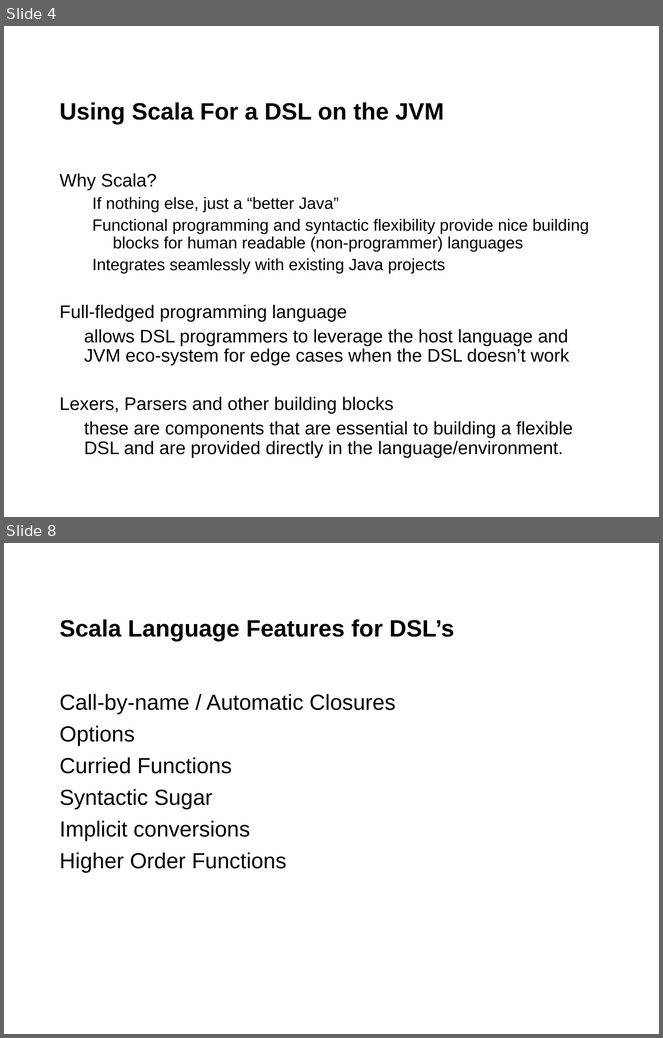
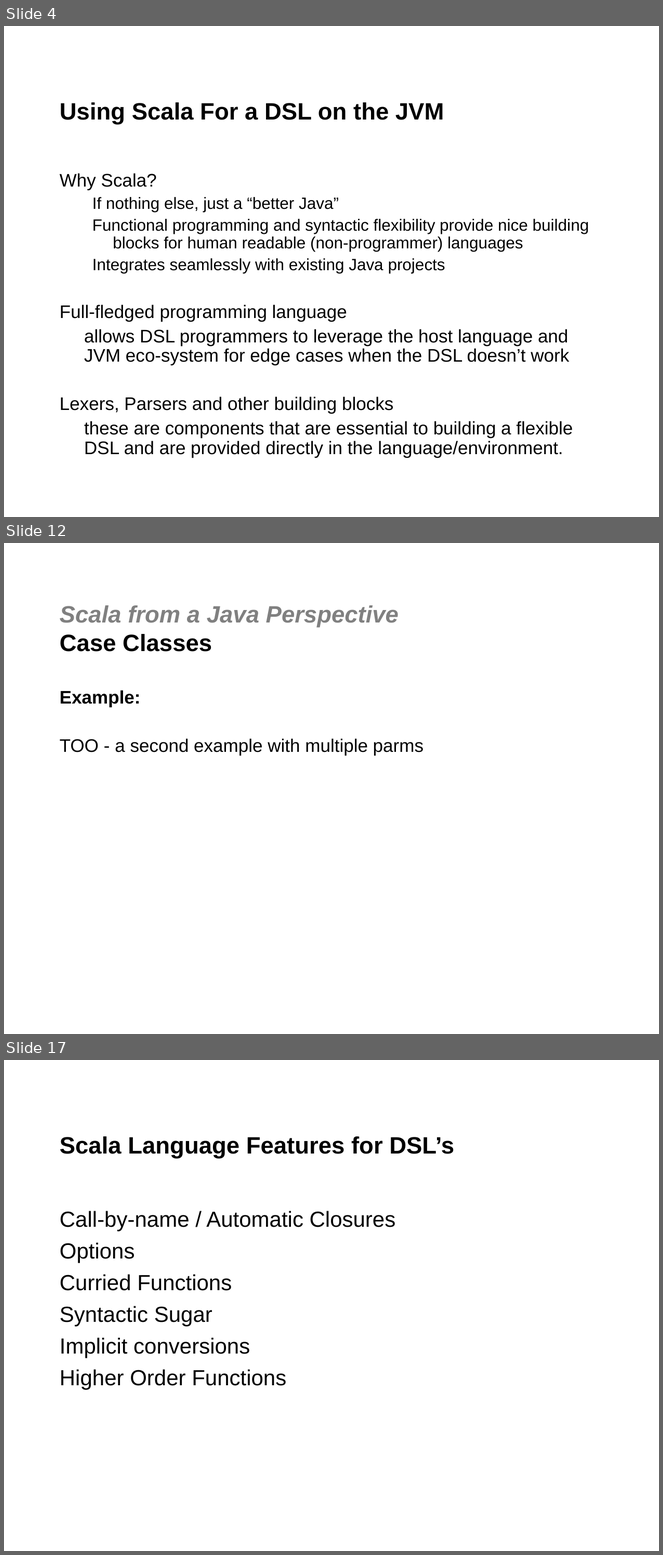
Before and after one commit to jgoodsen/agile2010, a slide deck: 03-scala.ppt. Shown one above the other, each under a label of ours: slides 4 and 8 before the commit, slides 4, 12 and 17 after it; the slides between them are not shown. The pictures are 663x1038 and 663x1555 pixels, drawn with LibreOffice and Linux fonts; fonts in the diff are those of the drawing; background and template pictures are left out. Boxes give left, top, right and bottom in pixels: in the first picture for what was removed or moved away, otherwise in the second. Text is boxed around its words. In the diff, an @@ line names an element or a change of style, - is before the commit and + after.

```diff
--- a/03-scala.ppt
+++ b/03-scala.ppt
@@ slide 12 added at box(4, 543, 659, 1034), background #FFFFFF @@
@@ title added at box(60, 605, 399, 652), 26 pt, text #808080, bold, italic @@
+Scala from a Java Perspective
+Case Classes
@@ text added at box(60, 690, 424, 756), 20 pt, text #000000 @@
+Example:
+TOO - a second example with multiple parms
@@ what was slide 8 is now slide 17 @@
```
Also in this commit, not shown: 3 slides changed, 8 other slides added, 5 other files.
